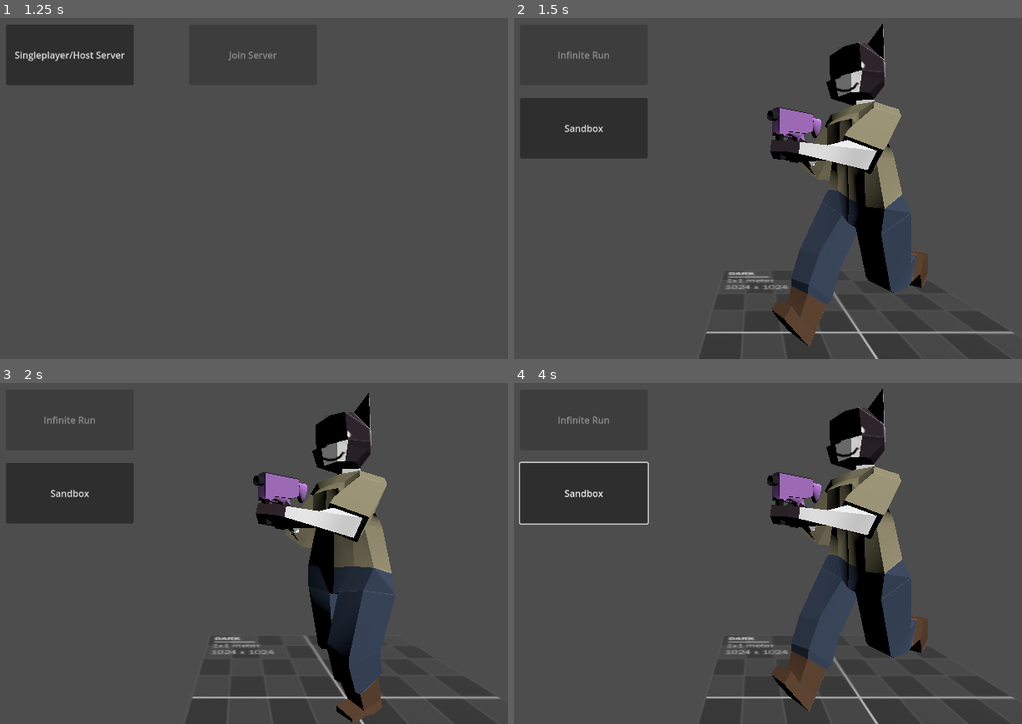
Above: before the commit, frames 1-4 (two rows, left to right).
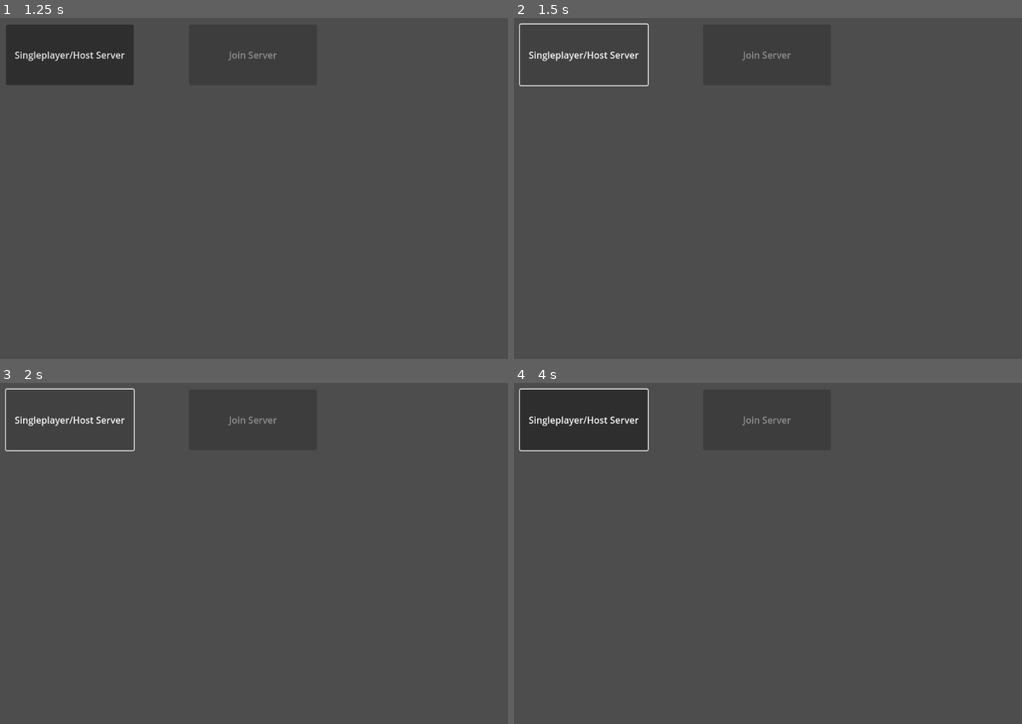
Above: after the commit, the same moments.

Repository: dairycultist/CityZoomer
Game: Godot game, scene res://player/player_puppet.tscn
Two runs of this game, one before a commit and one after it. Both use one fixed random seed, a clock stepped at 60 frames per second and the inputs below. This scene is started directly instead of the project's main scene.
Inputs (mouse positions are in pixels of both pictures, inside the frame that each line leads up to):
- Up to frame 1 (1.25 s): click "Disconnect" at 0.5 s
- Up to frame 2 (1.5 s): click "Singleplayer/Host Server" at 1.25 s
- Up to frame 3 (2 s): no input
- Up to frame 4 (4 s): click "Sandbox" (after the commit: "Singleplayer/Host Server") at 2 s; move the mouse to (900, 519) at 2.77 s; hold D (walk_right) 2.78-3.53 s; move the mouse to (620, 556) at 3.52 s; hold S (walk_down) from 3.53 s (still down)

Frame 1 is identical in both runs. In frame 2, 17% of the frame differs, in the area x 0-99%, y 1-100%; in frame 3, 16%; in frame 4, 18%.

Commit message:
Suss out more networking logistics 3

Diff:
--- a/network/network.gd
+++ b/network/network.gd
@@ -1,15 +1,9 @@
 extends Node
 
-# (singleplayer is just a local server)
+# lobby appears different depending on if you're a remote client or
+# a server client ("waiting on server to choose gamemode...")
 
-# lobby appears different depending on if you're a remote client or
-# a server client
-
-# the serverclient keeps track of all the remoteclients and sends them data
-# Network iterates through every NetworkBehaviour node every network tick, sending
-# data that isn't empty and passing recieved data to the corresponding node. when
-# sending, the Network automatically bundles the sender's nodepath so that the
-# reciever can pass it to the corresponding node on their end.
+# the serverclient keeps track of all the remoteclients
 
 # https://docs.godotengine.org/en/stable/classes/class_tcpserver.html
 
@@ -30,17 +24,23 @@
 var _client_id: int
 
 func start_serverclient() -> bool:
+
+	# go to lobby
+
 	return false
 
 func start_remoteclient(ip, port) -> bool:
 
 	# wait for server to respond with your client id
 
+	# the server will also send you a message telling you what
+	# scene to load
+
 	return false
 
 # destroys the (connection to) TCP server
 func stop() -> void:
-	pass
+	get_tree().change_scene_to_file("res://network/main_menu.tscn")
 
 func broadcast(data: String) -> void:
 
--- a/network/network_button.gd
+++ b/network/network_button.gd
@@ -9,9 +9,6 @@
 
 @export var type: NetworkAction
 @export var scene: String = "res://UNUSED"
-
-const LOBBY := "res://network/lobby.tscn"
-const MAIN_MENU := "res://network/main_menu.tscn"
 
 func _ready() -> void:
 
@@ -26,15 +23,12 @@
 
 		NetworkAction.START_SERVER_CLIENT:
 			Network.start_serverclient()
-			get_tree().change_scene_to_file(LOBBY)
 
 		NetworkAction.START_REMOTE_CLIENT:
 			Network.start_remoteclient(0, 0)
-			get_tree().change_scene_to_file(LOBBY)
 
 		NetworkAction.STOP:
 			Network.stop()
-			get_tree().change_scene_to_file(MAIN_MENU)
 
 		NetworkAction.SERVER_CLIENT_LOAD_SCENE:
 			Network.serverclient_broadcast_change_scene(scene)
--- a/player/player_puppet.gd
+++ b/player/player_puppet.gd
@@ -5,6 +5,7 @@
 func _ready() -> void:
 
 	Network.data_recieved.connect(on_data_recieved)
+	Network.remoteclient_left.connect(on_remoteclient_left)
 
 func on_data_recieved(data: String) -> void:
 
@@ -17,3 +18,9 @@
 		position.x = arr[1].to_int()
 		position.y = arr[2].to_int()
 		position.z = arr[3].to_int()
+
+func on_remoteclient_left(client_id: int) -> void:
+
+	# if our associated client left, we no longer need this puppet
+	if client_id == associated_client_id:
+		queue_free()
